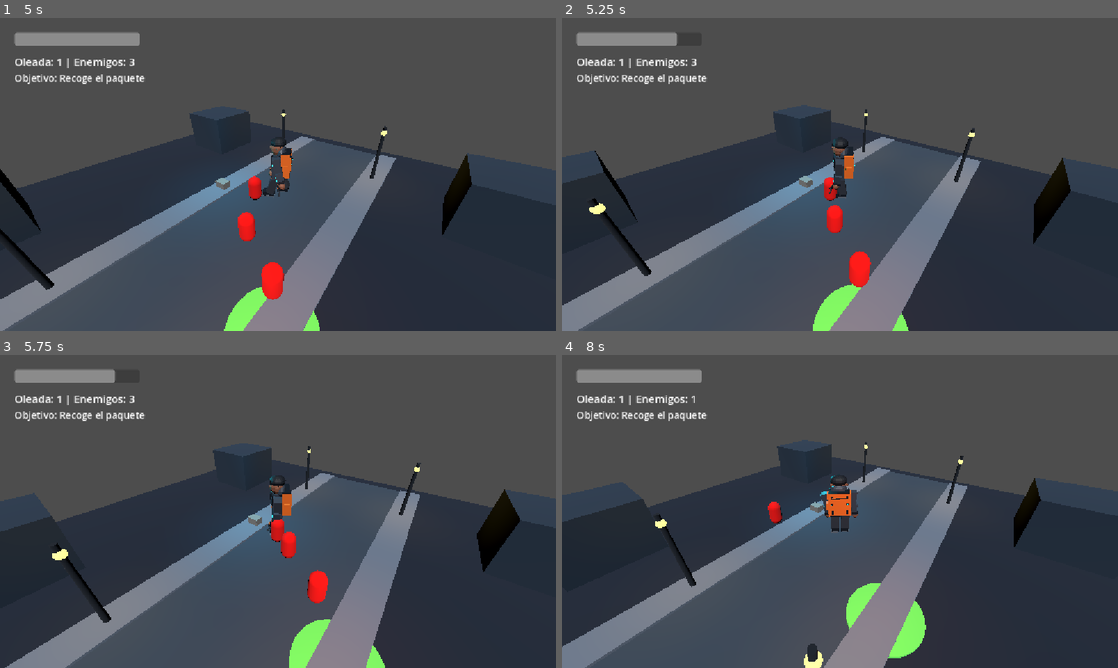
Above: before the commit, frames 1-4 (two rows, left to right).
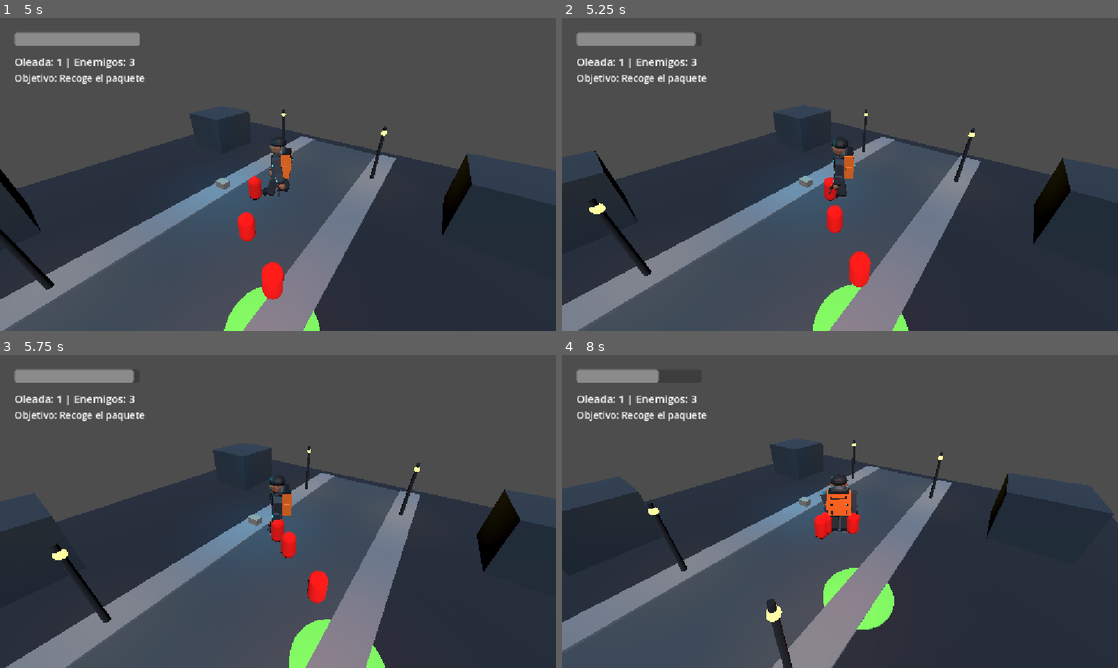
Above: after the commit, the same moments.

Repository: luismedinadl/la-ultima-ruta
Game: Godot game, scene res://scenes/ui/main_menu.tscn
The game is run twice, just before and just after one commit, with the same random seed, the same clock (stepped at 60 frames per second) and the same inputs. Sound files missing from this copy of the repository are replaced by a short silence.
Inputs:
- Up to frame 1 (5 s): click "JUGAR" at 0.5 s; hold D (move_right) 1.28-2.03 s; tap Space (attack) at 1.35, 2.1, 3.05, 3.6, 4.35 s; hold S (move_back) 2.03-2.78 s; hold D (move_right) 2.78-3.53 s; hold R 2.78-3.53 s; hold W (move_forward) 3.53-4.28 s; hold A (move_left) from 4.28 s (still down)
- Up to frame 2 (5.25 s): keep holding A (move_left); tap R at 5.1 s
- Up to frame 3 (5.75 s): keep holding A (move_left); tap Space (attack) at 5.3 s
- Up to frame 4 (8 s): release A (move_left) at 5.78 s; hold S (move_back) 5.78-6.53 s; tap Space (attack) at 5.85, 6.6, 7.55 s; hold D (move_right) 6.53-7.28 s; hold W (move_forward) from 7.28 s (still down); hold R from 7.28 s (still down)

Frame 1 is identical in both runs. In frame 2, 0.2% of the frame differs, in the area x 20-25%, y 4-9%; in frame 3, 0.2%; in frame 4, 18%, in the area x 0-100%, y 4-100%.

Commit message:
Sonido de ataque

Diff:
--- a/scenes/characters/nico_player.gd
+++ b/scenes/characters/nico_player.gd
@@ -12,10 +12,11 @@
 @export var attack_cooldown: float = 0.65
 
 @export_category("Salud")
-@export var max_health: int = 5
+@export var max_health: int = 20
 
 @onready var animation_player: AnimationPlayer = $Visual/AnimationPlayer
 @onready var attack_area: Area3D = $AttackArea
+@onready var attack_sound: AudioStreamPlayer = $AttackSound
 
 var health: int
 var is_attacking := false
@@ -102,6 +103,7 @@
 	attack_cooldown_timer = attack_cooldown
 	animation_player.speed_scale = 1.0
 	animation_player.play("Nico_Knife_Attack")
+	attack_sound.play()
 	_damage_enemies_in_range()
 
 
--- a/scenes/characters/nico_player.tscn
+++ b/scenes/characters/nico_player.tscn
@@ -2,6 +2,7 @@
 
 [ext_resource type="PackedScene" uid="uid://jf5pcso0paqn" path="res://scenes/characters/nico.tscn" id="1_6jhpq"]
 [ext_resource type="Script" uid="uid://b6lsdle2dsier" path="res://scenes/characters/nico_player.gd" id="1_sru0y"]
+[ext_resource type="AudioStream" uid="uid://dak0u7aohnahc" path="res://assets/audio/sfx/impactPunch_medium_000.ogg" id="3_m5n88"]
 
 [sub_resource type="CapsuleShape3D" id="CapsuleShape3D_6pp72"]
 radius = 0.55
@@ -25,3 +26,6 @@
 [node name="CollisionShape3D" type="CollisionShape3D" parent="AttackArea" unique_id=1427176730]
 transform = Transform3D(1, 0, 0, 0, 1, 0, 0, 0, 1, 0, 2.3, 1.2)
 shape = SubResource("BoxShape3D_6pp72")
+
+[node name="AttackSound" type="AudioStreamPlayer" parent="." unique_id=1164921379]
+stream = ExtResource("3_m5n88")
Not shown, added: assets/audio/sfx/impactPunch_medium_000.ogg
